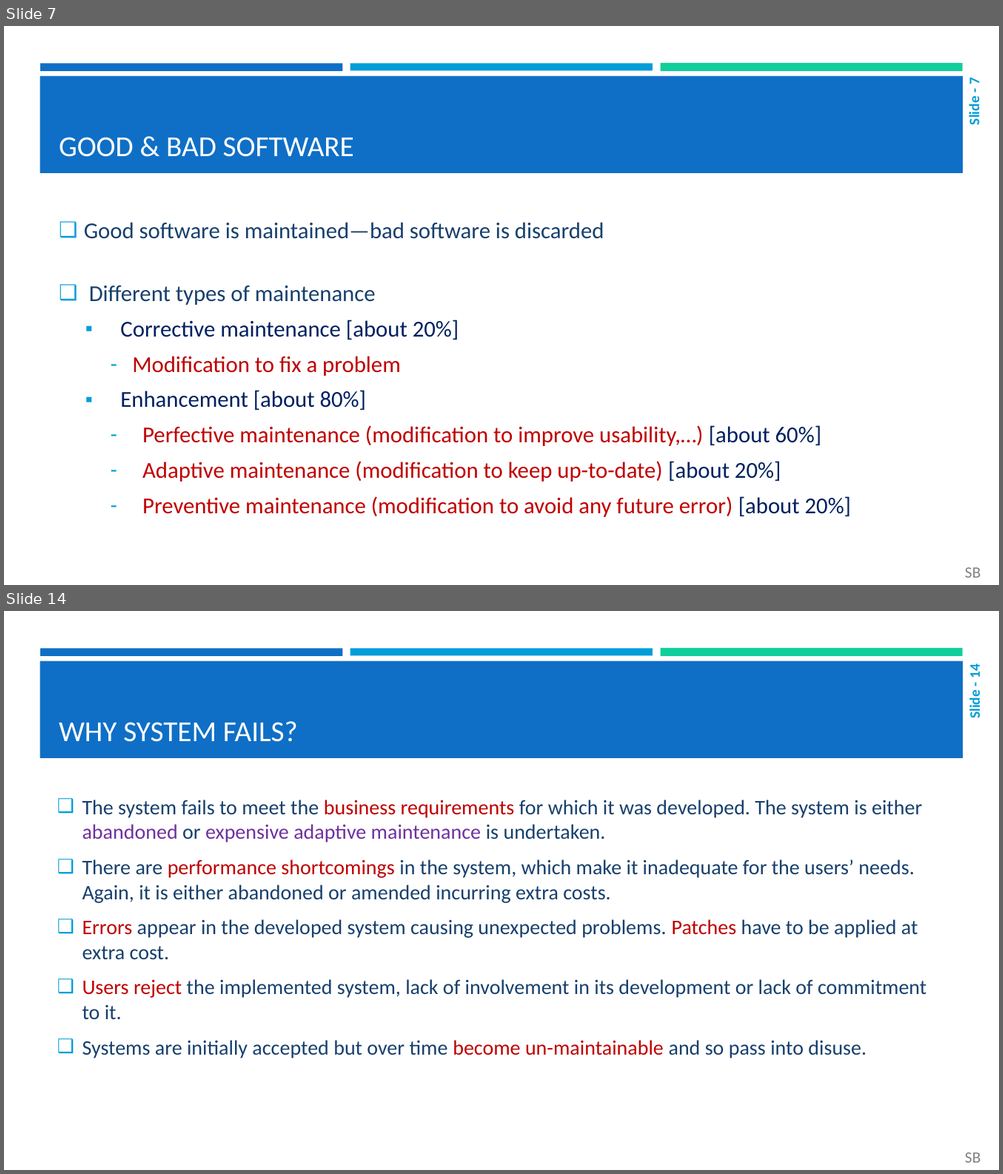
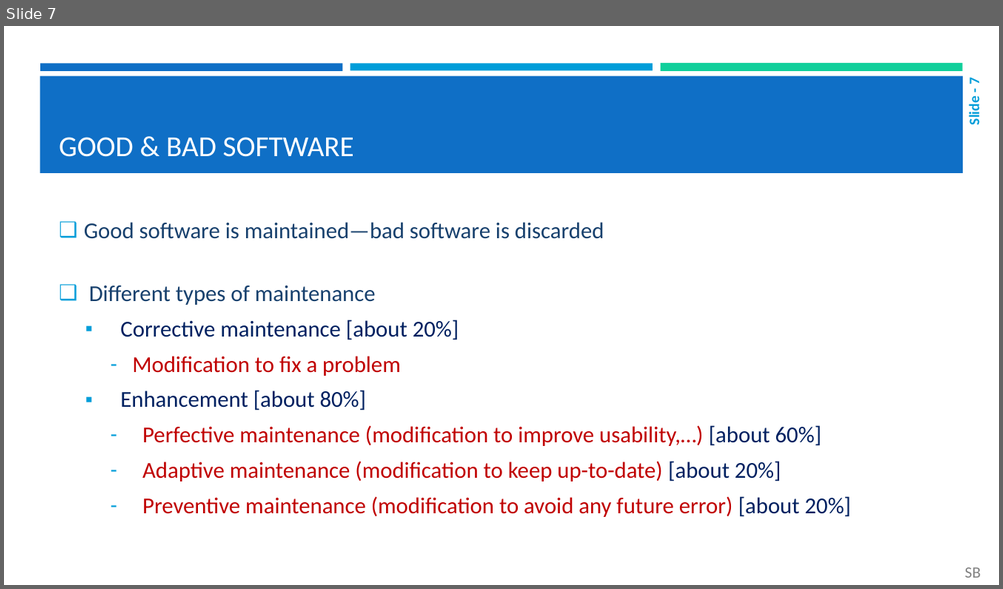
Before and after one commit to borshon56/LabTask1, a slide deck: SE - L01 - Software and Software Engineering_updated.pptx. Shown one above the other, each under a label of ours: slides 7 and 14 before the commit, slide 7 after it; the slides between them are not shown. The pictures are 1003x1174 and 1003x589 pixels, drawn with LibreOffice and Linux fonts; fonts in the diff are those of the drawing. Boxes give left, top, right and bottom in pixels: in the first picture for what was removed or moved away, otherwise in the second. Text is boxed around its words. In the diff, an @@ line names an element or a change of style, - is before the commit and + after.

```diff
--- a/SE - L01 - Software and Software Engineering_updated.pptx
+++ b/SE - L01 - Software and Software Engineering_updated.pptx
@@ slide 14 removed at (x1=4, y1=611, x2=999, y2=1170), background #FFFFFF; not listed: 4 template elements that a slide beside it also shows @@
@@ page number removed at (x1=966, y1=666, x2=984, y2=718) @@
-Slide - 14
@@ title removed at (x1=59, y1=721, x2=298, y2=742) @@
-WHY SYSTEM FAILS?
@@ text removed at (x1=82, y1=800, x2=926, y2=1059) @@
-❑ The system fails to meet the business requirements for which it was developed. The system is either abandoned or expensive adaptive maintenance is undertaken.
-❑ There are performance shortcomings in the system, which make it inadequate for the users’ needs. Again, it is either abandoned or amended incurring extra costs.
-❑ Errors appear in the developed system causing unexpected problems. Patches have to be applied at extra cost.
-❑ Users reject the implemented system, lack of involvement in its development or lack of commitment to it.
-❑ Systems are initially accepted but over time become un-maintainable and so pass into disuse.
@@ text removed at (x1=965, y1=1153, x2=980, y2=1163) @@
-SB
```
Also in this commit, not shown: 1 slide changed, 7 other slides removed.
